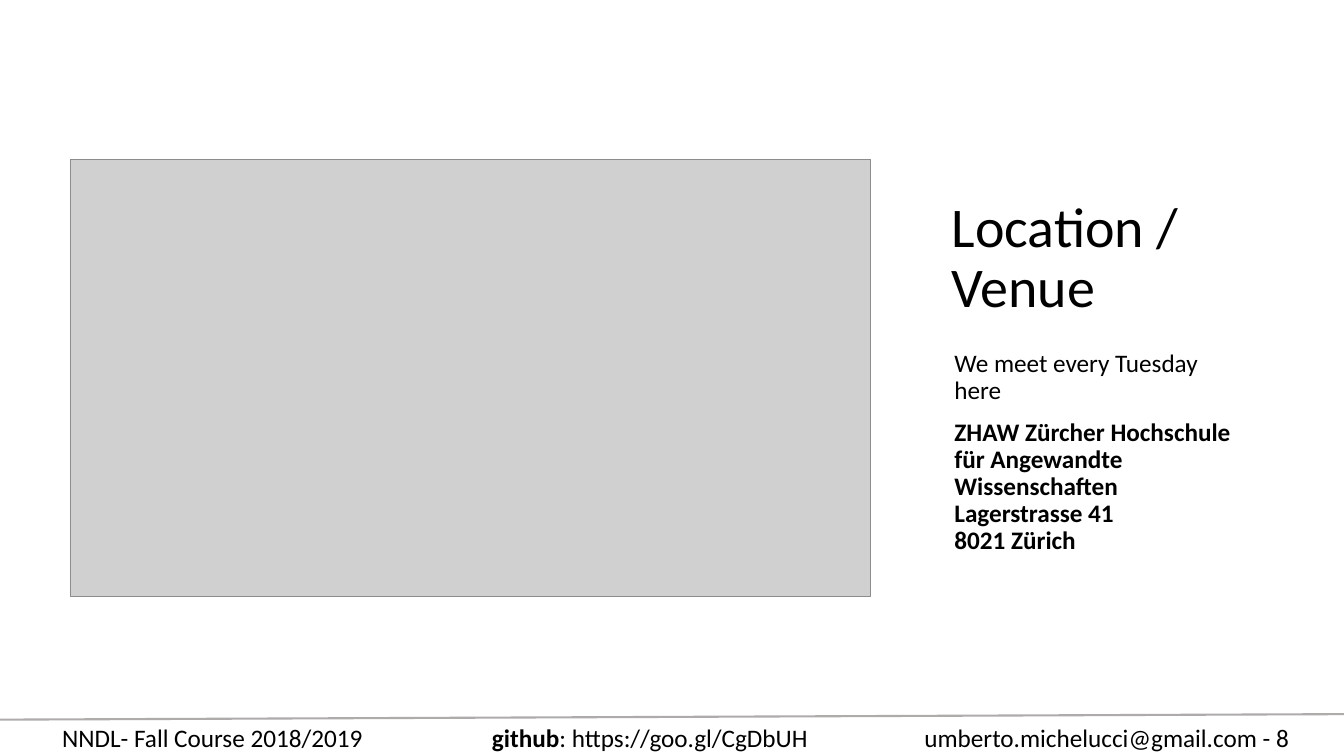
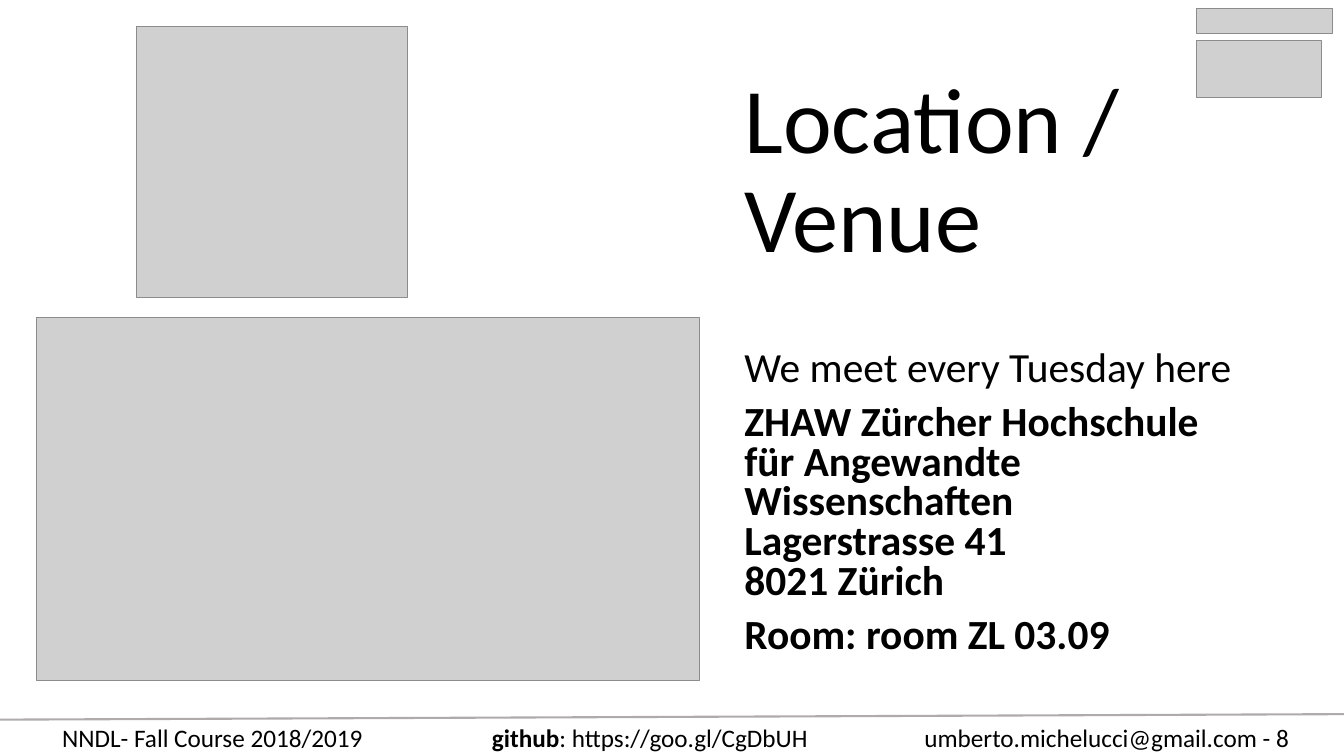
Before and after one commit to toelt-llc/COURSE-zhaw-dlcourse-spring2019, a slide deck: slide 8 of NNDL - Fall 18 Week 1 - Administration and basics.pptx. Drawn at 1344x756 pixels with LibreOffice and Linux fonts; fonts in the diff are those of the drawing; grey boxes stand for pictures. Boxes give left, top, right and bottom in pixels: in the first picture for what was removed or moved away, otherwise in the second. Text is boxed around its words. In the diff, an @@ line names an element or a change of style, - is before the commit and + after.

```diff
--- a/NNDL - Fall 18 Week 1 - Administration and basics.pptx
+++ b/NNDL - Fall 18 Week 1 - Administration and basics.pptx
@@ picture added at [136,26,407,297] @@
@@ picture added at [1197,8,1333,33] @@
@@ title "Location / Venue": place and size @@
-title "Location / Venue" at [952,208,1145,308]
+title "Location / Venue" at [744,89,1062,253]
@@ title "Location / Venue" at [744,89,1062,253]: size 40 to 66 pt @@
@@ picture added at [1197,40,1321,97] @@
@@ picture: place and size @@
-picture at [71,159,870,597]
+picture at [36,318,699,681]
@@ text "We meet every Tuesday here": place and size @@
-text "We meet every Tuesday here" at [954,354,1231,550]
+text "We meet every Tuesday here" at [744,353,1231,650]
@@ text at [744,353,1231,596]: size 18 to 29.6 pt in "We meet every Tuesday here", "ZHAW Zürcher Hochschule für Angewandte Wissenschaften Lagers ..."; line spacing 0.9 to 0.8 @@
@@ text at [744,622,1109,650]: paragraph added @@
+Room: room ZL 03.09
```
Also in this commit, not shown: 12 other slides changed, 2 slides added, 2 slides removed.
